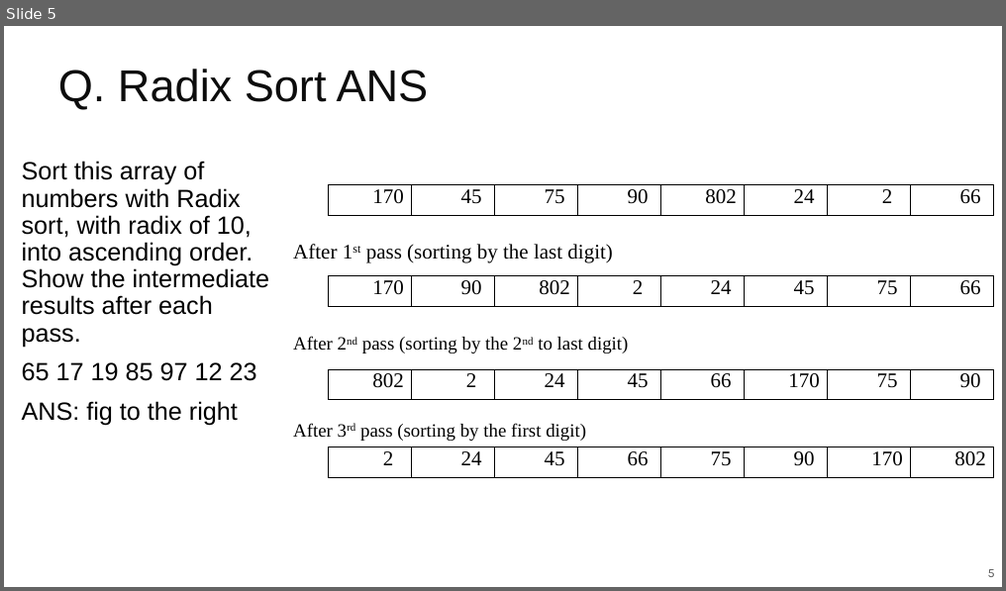
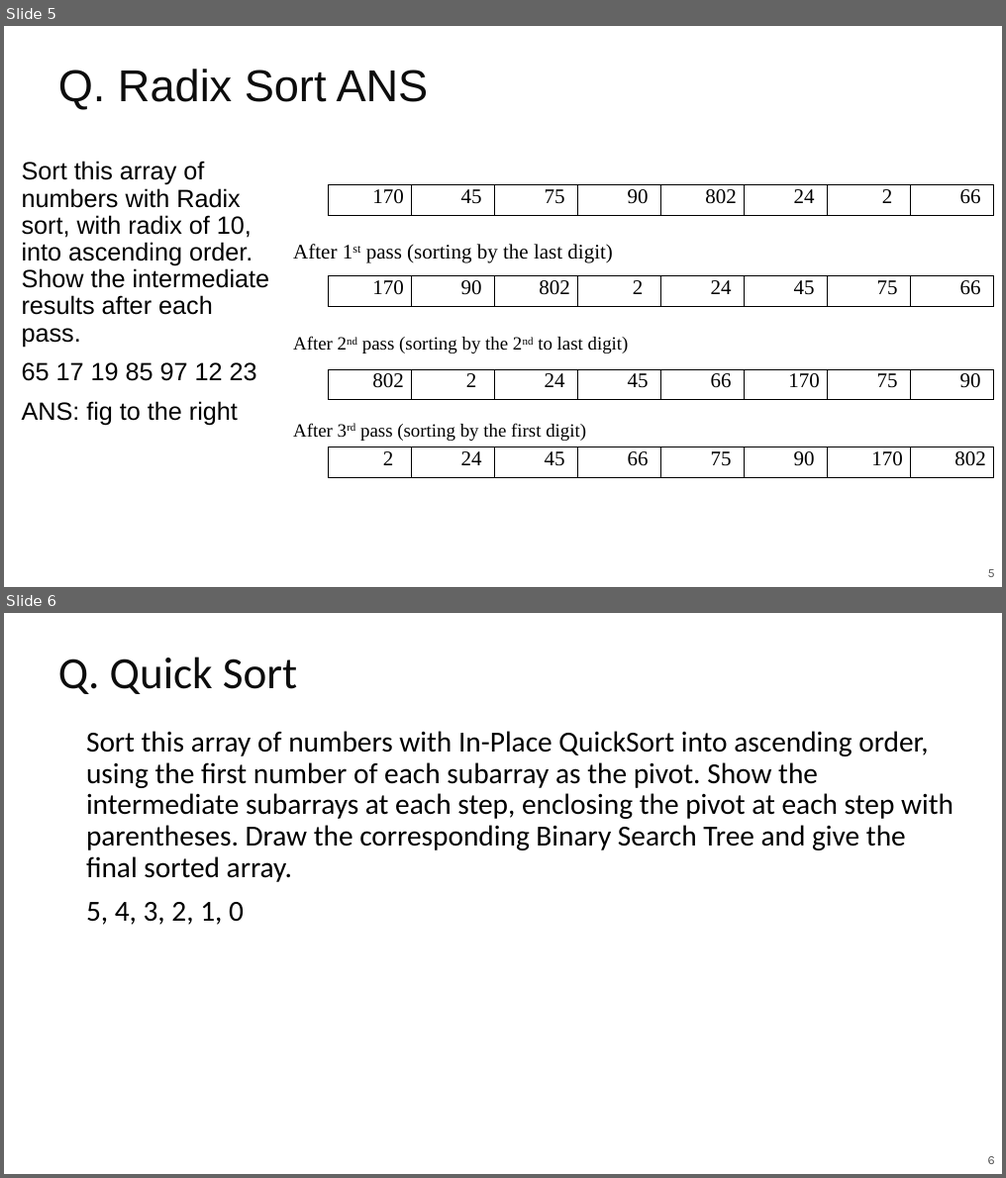
Before and after one commit to guhofstra/CSC111Fa25, a slide deck: PPTs/Lecture 15-sorting Exercises ANS.pptx. Shown one above the other, each under a label of ours: slide 5 before the commit, slides 5 and 6 after it. The pictures are 1006x591 and 1006x1178 pixels, drawn with LibreOffice and Linux fonts; fonts in the diff are those of the drawing. Boxes give left, top, right and bottom in pixels: in the first picture for what was removed or moved away, otherwise in the second. Text is boxed around its words. In the diff, an @@ line names an element or a change of style, - is before the commit and + after.

```diff
--- a/PPTs/Lecture 15-sorting Exercises ANS.pptx
+++ b/PPTs/Lecture 15-sorting Exercises ANS.pptx
@@ slide 6 added at (x1=4, y1=613, x2=1002, y2=1174), background #FFFFFF; not listed: 1 template element that a slide beside it also shows @@
@@ title added at (x1=58, y1=657, x2=297, y2=694), 43 pt, text #0C0C0C @@
+Q. Quick Sort
@@ text added at (x1=86, y1=731, x2=953, y2=925), 28 pt, text #000000 @@
+  Sort this array of numbers with In-Place QuickSort into ascending order, using the first number of each subarray as the pivot. Show the intermediate subarrays at each step, enclosing the pivot at each step with parentheses. Draw the corresponding Binary Search Tree and give the final sorted array.
+  5, 4, 3, 2, 1, 0
```
Also in this commit, not shown: 2 other slides added, 2 other files.
